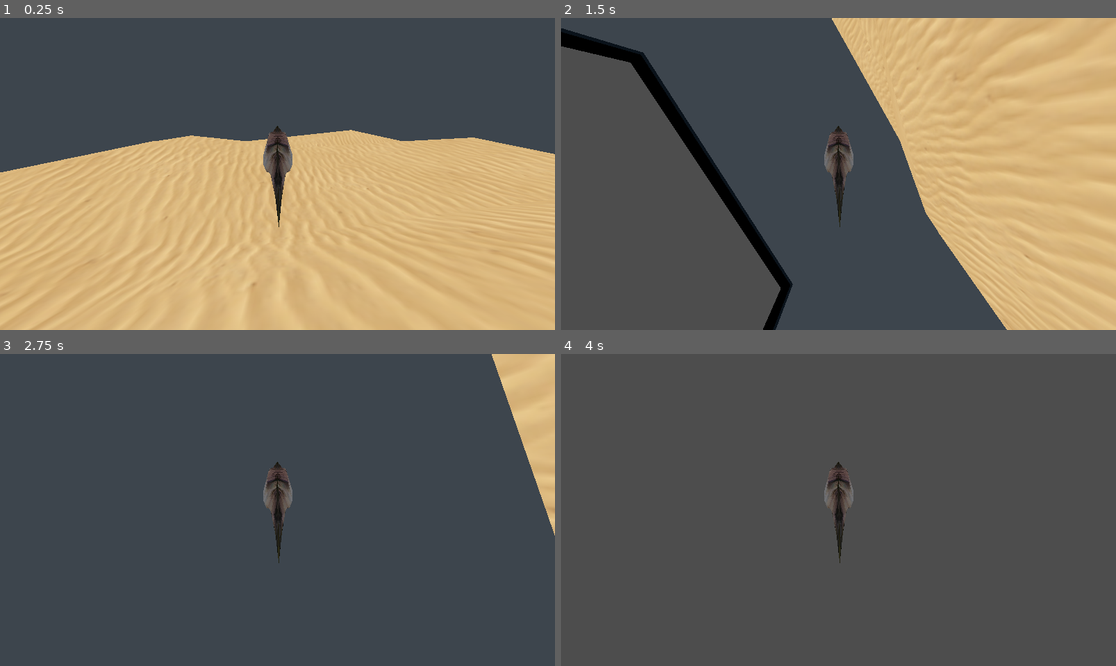
Above: before the commit, frames 1-4 (two rows, left to right).
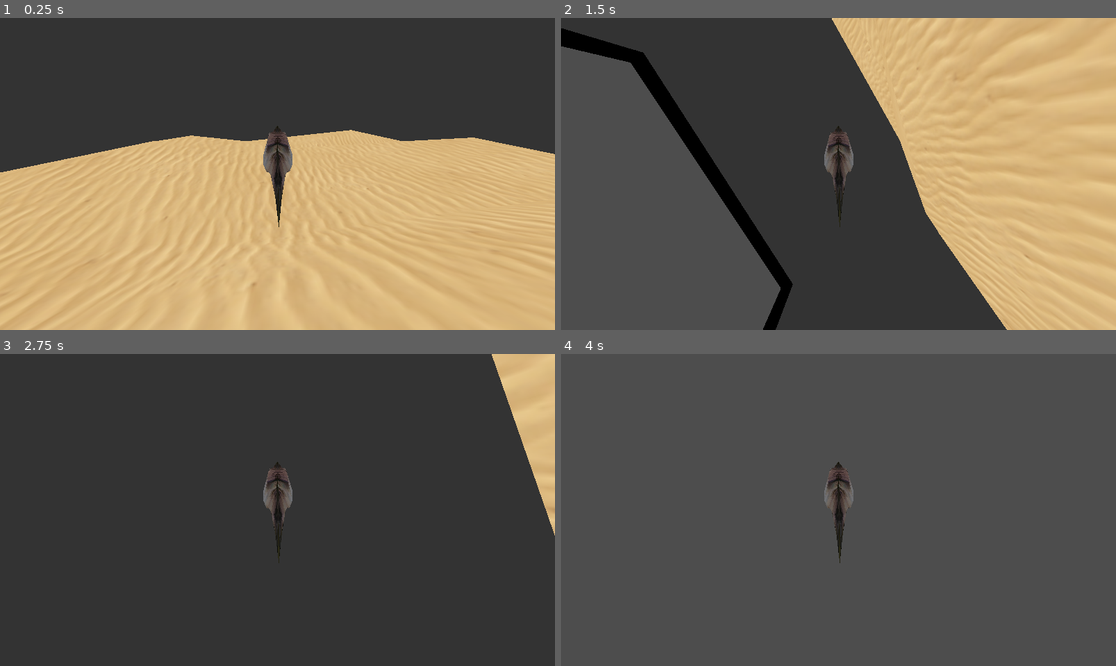
Above: after the commit, the same moments.

Repository: henkehedstrom/dj-scaled
Game: Godot game, scene res://level.tscn
Two runs of this game, one before a commit and one after it. Both use one fixed random seed, a clock stepped at 60 frames per second and the inputs below.
Inputs (mouse positions are in pixels of both pictures, inside the frame that each line leads up to):
- Up to frame 1 (0.25 s): no input
- Up to frame 2 (1.5 s): tap Enter at 0.5 s; move the mouse to (866, 174) at 0.52 s; hold W (forward) from 0.53 s (still down); move the mouse to (810, 174) at 1.27 s
- Up to frame 3 (2.75 s): keep holding W (forward); move the mouse to (288, 503) at 2.02 s
- Up to frame 4 (4 s): keep holding W (forward); move the mouse to (832, 516) at 2.77 s; tap Space at 3.5 s; move the mouse to (877, 513) at 3.52 s

The runs differ from the first frame. In frame 1, 40% of the frame differs, in the area x 0-100%, y 0-50%; in frame 2, 36%; in frame 3, 96%, in the area x 0-100%, y 0-100%; in frame 4, nothing differs.

Commit message:
Glass shading

Diff:
--- a/FelixMapp_KOLLA_INTE/glass_material.gdshader
+++ b/FelixMapp_KOLLA_INTE/glass_material.gdshader
@@ -1,5 +1,5 @@
 shader_type spatial;
-render_mode cull_disabled, unshaded, shadows_disabled;
+render_mode cull_disabled, shadows_disabled;
 
 uniform vec4 color : source_color;
 
